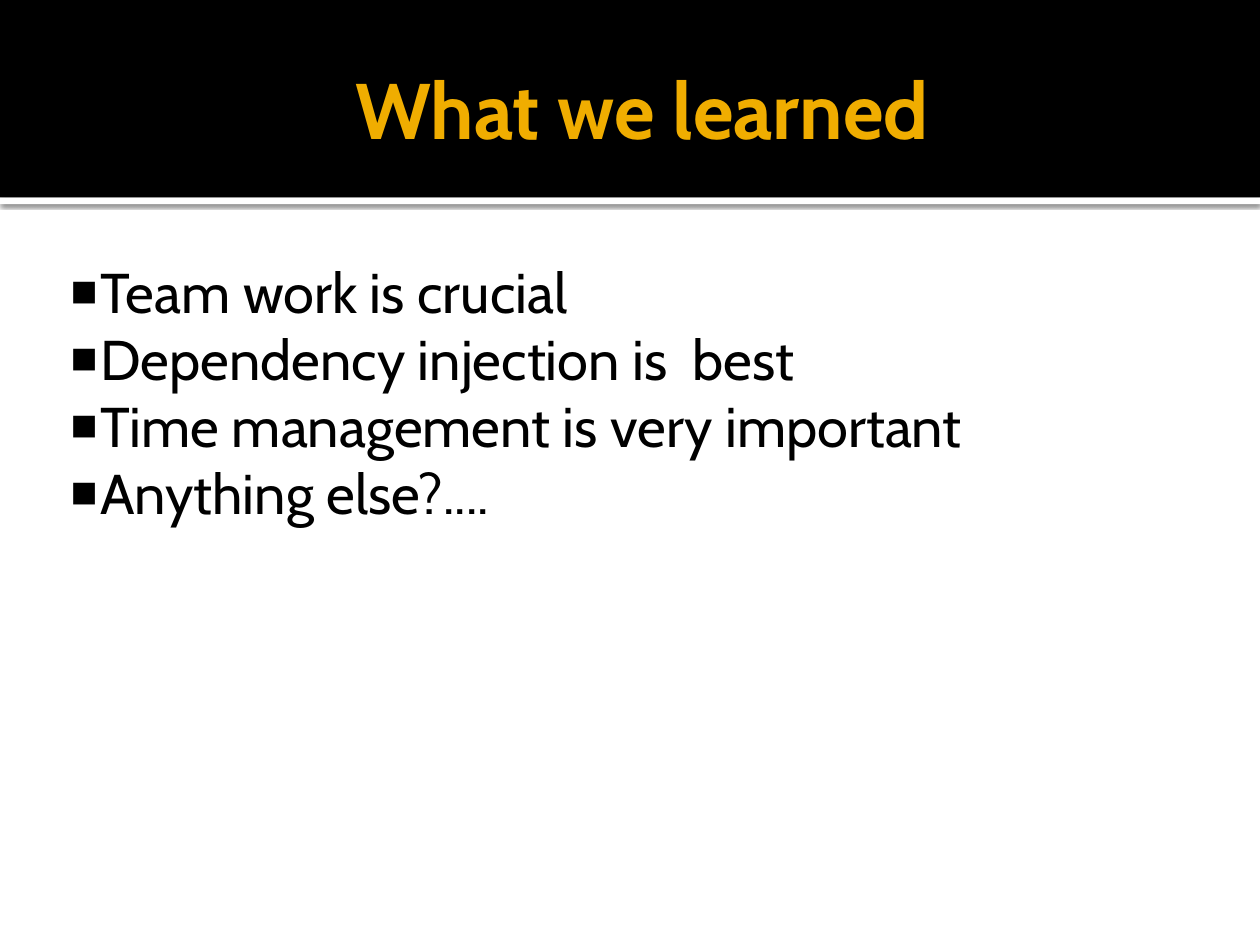
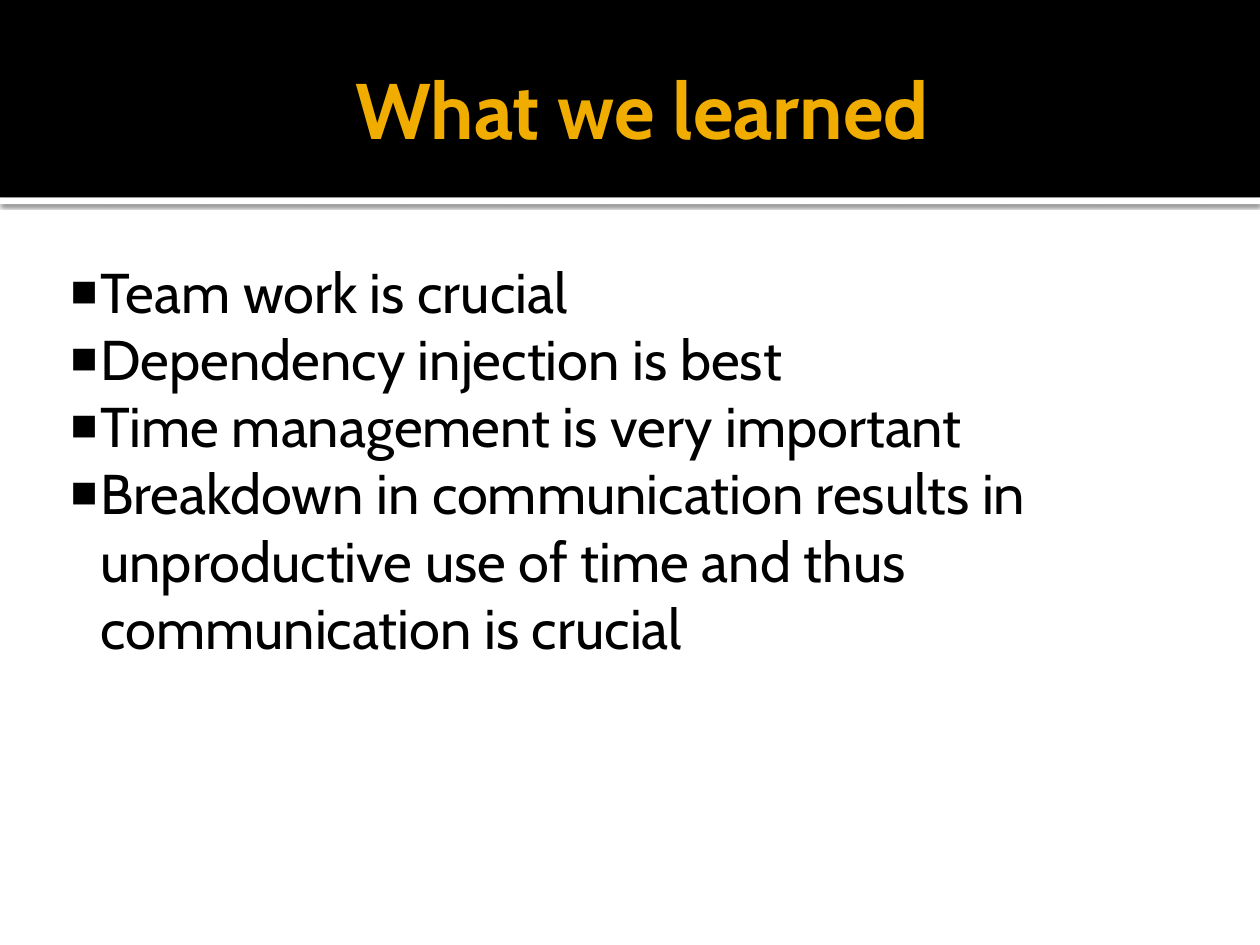
Before and after one commit to erosslee/COS301_CSDS-A, a slide deck: slide 11 of CSDS_a Presentation.pptx. Drawn at 1260x945 pixels with LibreOffice and Linux fonts; fonts in the diff are those of the drawing. Boxes give left, top, right and bottom in pixels: in the first picture for what was removed or moved away, otherwise in the second. Text is boxed around its words. In the diff, an @@ line names an element or a change of style, - is before the commit and + after.

Commit message:
Edited the presentation a bit

```diff
--- a/CSDS_a Presentation.pptx
+++ b/CSDS_a Presentation.pptx
@@ text at (100, 472, 1025, 650): text changed @@
-■ Anything else?....
+■ Breakdown in communication results in unproductive use of time and thus communication is crucial
```
